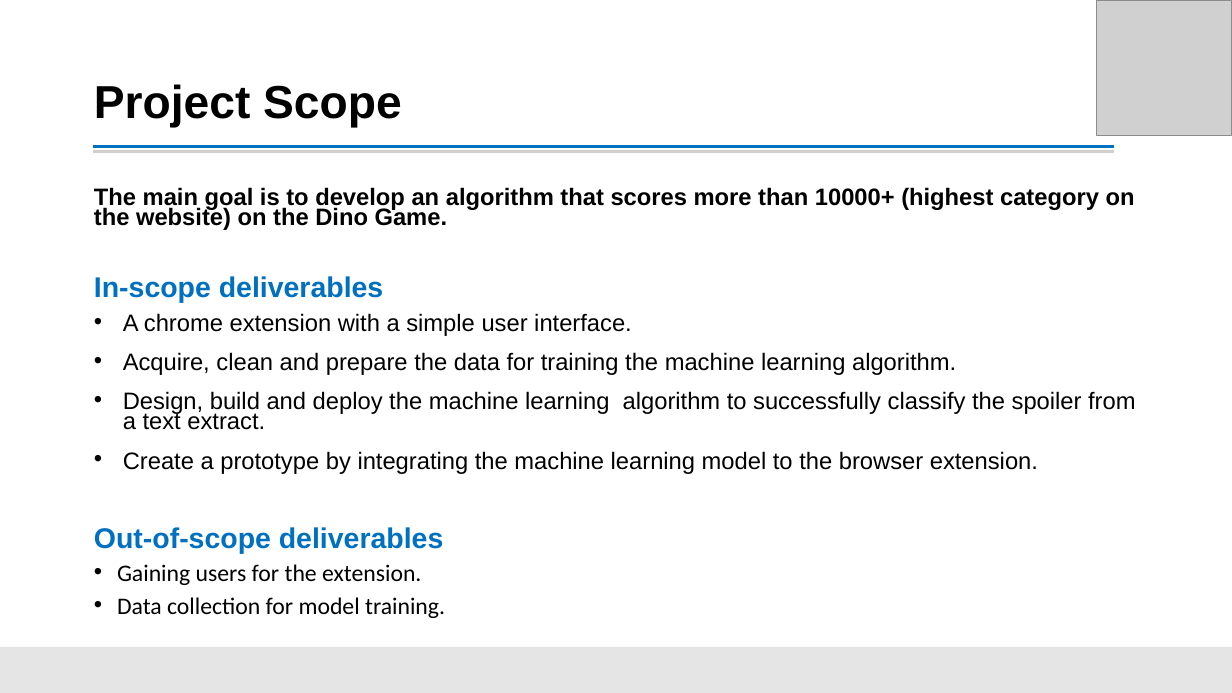
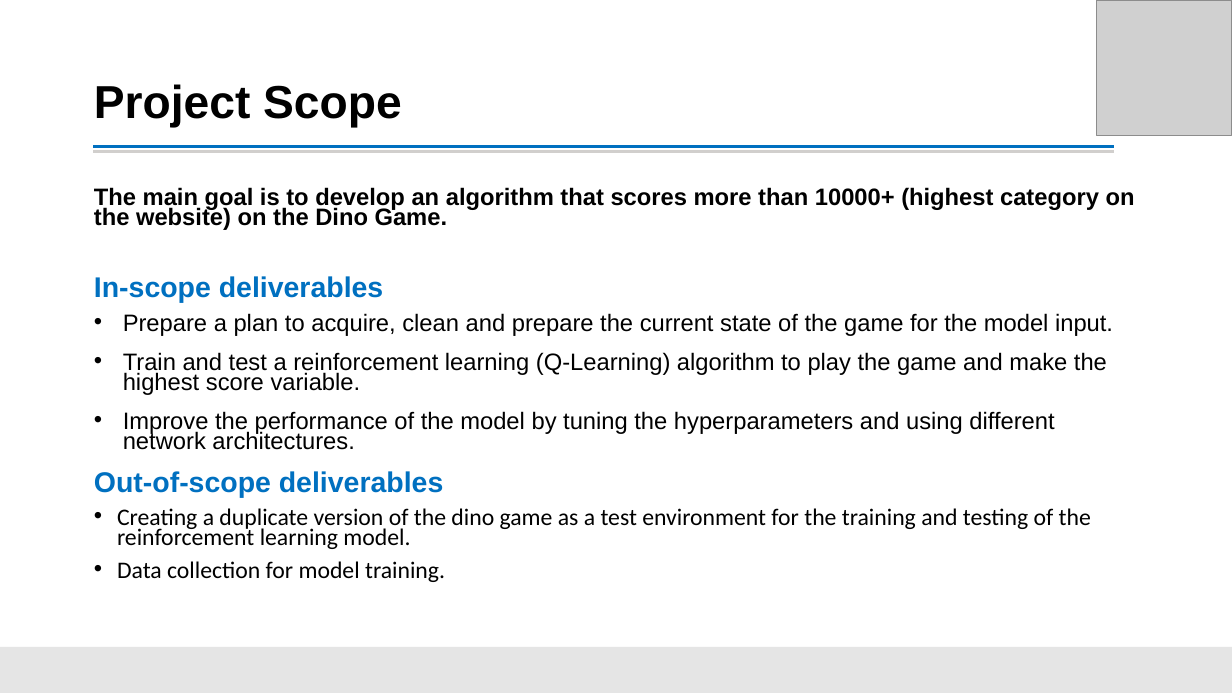
Before and after one commit to radroid/train-o-dino, a slide deck: slide 5 of docs/ppt/Project Detailed Presentation.pptx. Drawn at 1232x693 pixels with LibreOffice and Linux fonts; fonts in the diff are those of the drawing; grey boxes stand for pictures. Boxes give left, top, right and bottom in pixels: in the first picture for what was removed or moved away, otherwise in the second. Text is boxed around its words. In the diff, an @@ line names an element or a change of style, - is before the commit and + after.

```diff
--- a/docs/ppt/Project Detailed Presentation.pptx
+++ b/docs/ppt/Project Detailed Presentation.pptx
@@ text at bbox=[123, 313, 1113, 450]: text changed @@
-• A chrome extension with a simple user interface.
-• Acquire, clean and prepare the data for training the machine learning algorithm.
-• Design, build and deploy the machine learning algorithm to successfully classify the spoiler from a text extract.
-• Create a prototype by integrating the machine learning model to the browser extension.
+• Prepare a plan to acquire, clean and prepare the current state of the game for the model input.
+• Train and test a reinforcement learning (Q-Learning) algorithm to play the game and make the highest score variable.
+• Improve the performance of the model by tuning the hyperparameters and using different network architectures.
@@ text at bbox=[117, 508, 1091, 549]: text changed @@
-• Gaining users for the extension.
+• Creating a duplicate version of the dino game as a test environment for the training and testing of the reinforcement learning model.
```
Also in this commit, not shown: 4 other slides changed.
